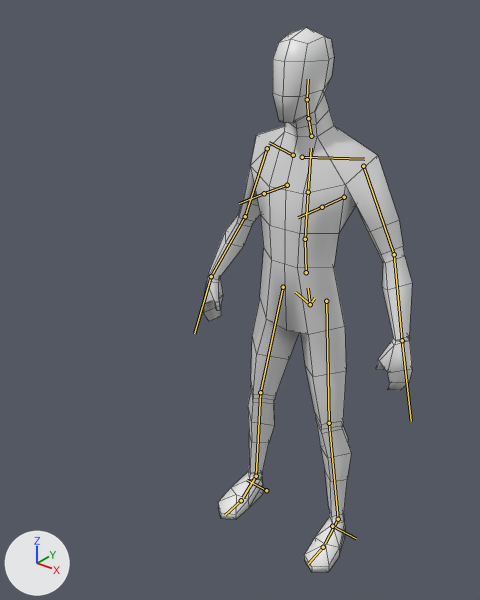
Renders of the FBX model Vrij_II/Assets/06_Models/DM_blockoutPlayer.fbx from each side of a commit.
Before and after are seen from a 50 mm lens placed at (0.839, -1.306, 1.471), pointed at (-0.043, -0.203, 0.787). Lighting does not change. The marker at lower left points along +X, +Y and +Z. The bones that bend it are drawn over the model as lines. Mesh edges are drawn as thin lines.
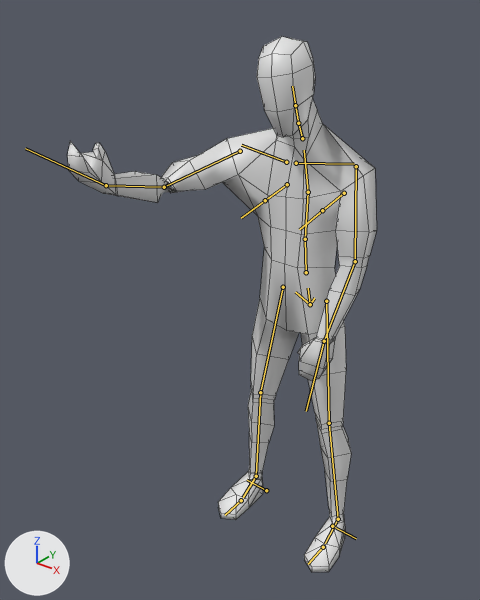
The newer file adds an action. The first version stands in its rest pose; the second is drawn at frame 9 of the action 'low poly base mesh|low poly base mesh|low poly base mesh|A_ThrowSpear'.

Patch to the scene script:
```diff
--- a/Vrij_II/Assets/06_Models/DM_blockoutPlayer.fbx.py
+++ b/Vrij_II/Assets/06_Models/DM_blockoutPlayer.fbx.py
@@ bone_spine_003 @@
 bone_spine_003 = bpy.data.objects['low poly base mesh'].pose.bones['spine.003']  # child of 'spine.002'
-bone_spine_003.rotation_quaternion = (1.0, 0.0, 0.0, 0.0)  # degrees (0, 0, 0)
+bone_spine_003.rotation_quaternion = (0.995, 0.1, 0.001, 0.026)  # degrees (11, 0, 3)
@@ bone_spine_004 @@
 bone_spine_004 = bpy.data.objects['low poly base mesh'].pose.bones['spine.004']  # child of 'spine.003'
-bone_spine_004.rotation_quaternion = (1.0, 0.0, 0.0, 0.0)  # degrees (0, 0, 0)
+bone_spine_004.rotation_quaternion = (0.985, 0.002, 0.162, -0.06)  # degrees (-1, 19, -7)
@@ bone_spine_006 @@
 bone_spine_006 = bpy.data.objects['low poly base mesh'].pose.bones['spine.006']  # child of 'spine.005'
-bone_spine_006.rotation_quaternion = (1.0, 0.0, 0.0, 0.0)  # degrees (0, 0, 0)
+bone_spine_006.rotation_quaternion = (0.997, -0.011, -0.073, 0.014)  # degrees (-1, -8, 2)
@@ bone_shoulder_l @@
 bone_shoulder_l = bpy.data.objects['low poly base mesh'].pose.bones['shoulder.L']  # child of 'spine.003'
-bone_shoulder_l.rotation_quaternion = (1.0, 0.0, 0.0, 0.0)  # degrees (0, 0, 0)
+bone_shoulder_l.rotation_quaternion = (0.818, 0.117, 0.544, -0.145)  # degrees (5, 68, -17)
@@ bone_upper_arm_l @@
 bone_upper_arm_l = bpy.data.objects['low poly base mesh'].pose.bones['upper_arm.L']  # child of 'shoulder.L'
-bone_upper_arm_l.rotation_quaternion = (1.0, 0.0, 0.0, 0.0)  # degrees (0, 0, 0)
+bone_upper_arm_l.rotation_quaternion = (0.786, 0.605, -0.076, 0.1)  # degrees (75, -14, 4)
@@ bone_shoulder_r @@
 bone_shoulder_r = bpy.data.objects['low poly base mesh'].pose.bones['shoulder.R']  # child of 'spine.003'
-bone_shoulder_r.rotation_quaternion = (1.0, 0.0, 0.0, 0.0)  # degrees (0, 0, 0)
+bone_shoulder_r.rotation_quaternion = (0.969, 0.074, 0.066, 0.224)  # degrees (10, 5, 27)
@@ bone_upper_arm_r @@
 bone_upper_arm_r = bpy.data.objects['low poly base mesh'].pose.bones['upper_arm.R']  # child of 'shoulder.R'
-bone_upper_arm_r.rotation_quaternion = (1.0, 0.0, 0.0, 0.0)  # degrees (0, 0, 0)
+bone_upper_arm_r.rotation_quaternion = (0.737, 0.356, -0.35, -0.456)  # degrees (59, -11, -70)
@@ bone_forearm_r @@
 bone_forearm_r = bpy.data.objects['low poly base mesh'].pose.bones['forearm.R']  # child of 'upper_arm.R'
-bone_forearm_r.rotation_quaternion = (1.0, 0.0, 0.0, 0.0)  # degrees (0, 0, 0)
+bone_forearm_r.rotation_quaternion = (0.223, 0.276, 0.913, -0.2)  # degrees (16, 149, -29)
@@ bone_hand_r @@
 bone_hand_r = bpy.data.objects['low poly base mesh'].pose.bones['hand.R']  # child of 'forearm.R'
-bone_hand_r.rotation_quaternion = (1.0, 0.0, 0.0, 0.0)  # degrees (0, 0, 0)
+bone_hand_r.rotation_quaternion = (0.956, 0.271, 0.111, 0.011)  # degrees (32, 12, 5)
```

What differs and where, as boxes (x1, y1, x2, y2) in the pictures (480 x 600 px):
'Cube.001', posed (48% wider)
    before: (203, 27, 412, 572)
    after: (68, 37, 377, 572)
bone 'spine.003', root to tip
    before: (308, 192) to (311, 148)
    after: (308, 192) to (304, 150)
bone 'spine.004', root to tip
    before: (311, 136) to (308, 118)
    after: (302, 138) to (298, 123)
bone 'spine.006', root to tip
    before: (307, 99) to (308, 79)
    after: (295, 105) to (292, 86)
bone 'shoulder.L', root to tip
    before: (302, 157) to (364, 159)
    after: (296, 163) to (354, 164)
bone 'upper_arm.L', root to tip
    before: (363, 166) to (394, 254)
    after: (356, 166) to (355, 261)
bone 'shoulder.R', root to tip
    before: (293, 155) to (269, 142)
    after: (286, 162) to (241, 145)
bone 'upper_arm.R', root to tip
    before: (267, 148) to (245, 216)
    after: (240, 151) to (164, 187)
bone 'forearm.R', root to tip
    before: (245, 216) to (211, 276)
    after: (164, 187) to (106, 185)
bone 'hand.R', root to tip
    before: (211, 276) to (194, 333)
    after: (106, 185) to (25, 148)
